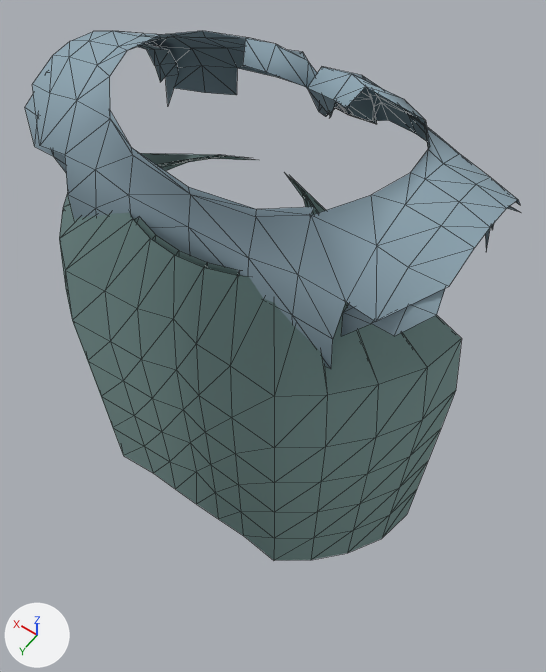
The glTF model assets/models/outfits/wear/kelp_mantle_peasant_male.gltf as it was, and as the next commit left it.
The view is the same before and after, from a 50 mm camera at (-0.317, 0.486, 1.936) aimed at (-0.016, 0.065, 1.275). Lighting does not change. The marker at lower left points along +X, +Y and +Z. The first picture is the older version. Mesh edges are drawn as thin lines. Vertices at exactly the same position are counted once.

Names of what the first picture shows: 'kelp_mantle_peasant_male'.
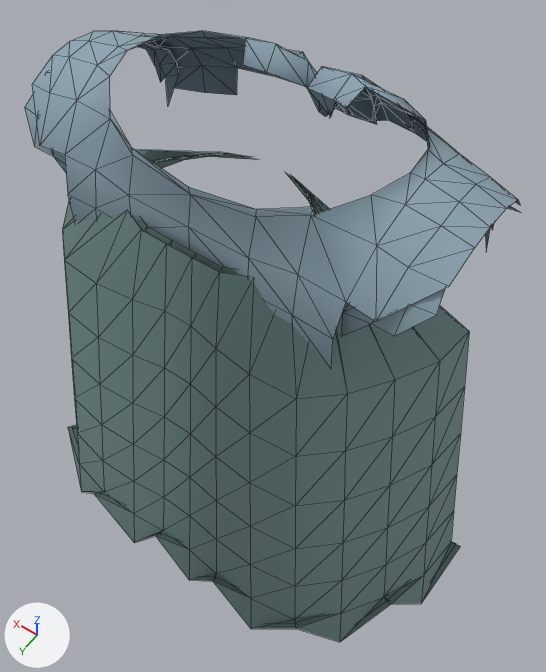
Location of each change, [x1, y1, x2, y2] in pixels of the pictures (546 x 672 px):
'kelp_mantle_peasant_male', reshaped (15% taller): before [25, 31, 520, 560]; after [25, 31, 520, 642]
part 1 of me_kelp_mantle_peasant_male, rebuilt (mostly hidden afterwards): before [59, 153, 462, 560]; after [72, 154, 456, 623]
part 2 of me_kelp_mantle_peasant_male, rebuilt (mostly hidden before): before [133, 156, 308, 276]; after [62, 149, 469, 642]

Diff of the bpy script that builds the scene:
```diff
--- a/assets/models/outfits/wear/kelp_mantle_peasant_male.gltf.py
+++ b/assets/models/outfits/wear/kelp_mantle_peasant_male.gltf.py
@@ me_kelp_mantle_peasant_male @@
 # used by ob_kelp_mantle_peasant_male; location = (0.0, 0.0, 0.0)
-me_kelp_mantle_peasant_male.from_pydata(...)  # 421 vertices, 640 faces; spans x -0.226..0.225, y -0.094..0.214, z 1.072..1.571
+me_kelp_mantle_peasant_male.from_pydata(...)  # 467 vertices, 724 faces; spans x -0.289..0.288, y -0.094..0.263, z 0.969..1.571
+# me_kelp_mantle_peasant_male part 1: the loose piece of 105 vertices spanning x -0.226..0.225, y 0.045..0.214, z 1.072..1.49 is rebuilt with 128 vertices and now spans x -0.283..0.282, y 0.043..0.257, z 0.969..1.49
+# me_kelp_mantle_peasant_male part 2: the loose piece of 105 vertices spanning x -0.22..0.219, y 0.044..0.209, z 1.072..1.49 is rebuilt with 128 vertices and now spans x -0.289..0.288, y 0.044..0.263, z 0.969..1.49
 me_kelp_mantle_peasant_male.materials.append(mat_cloth)
```
